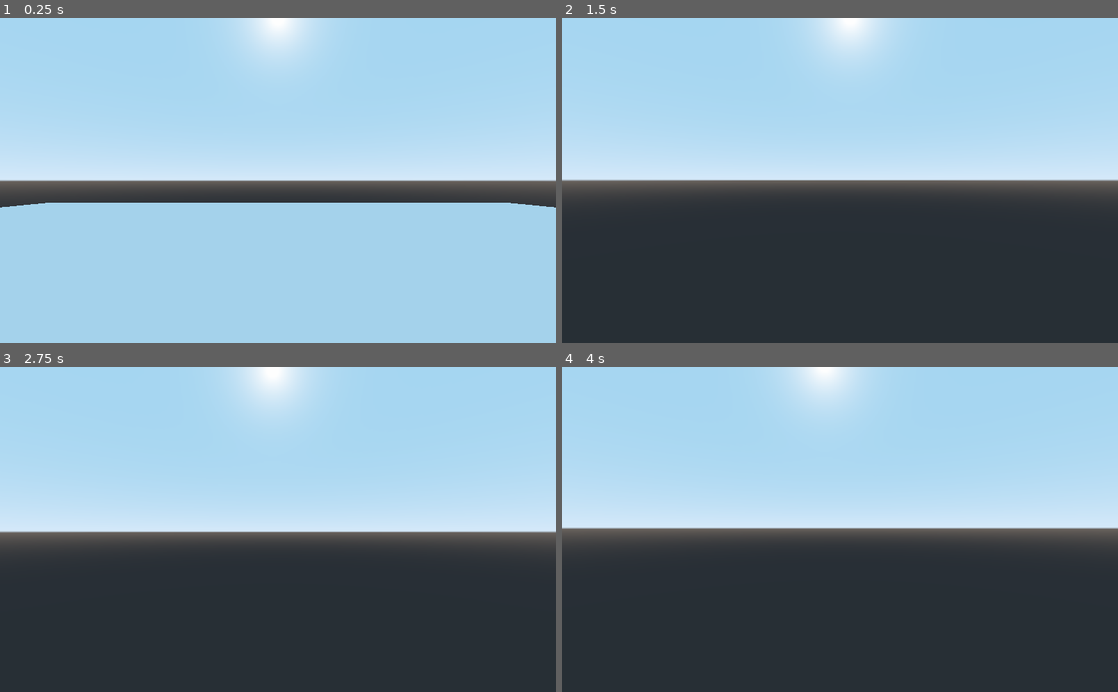
Above: before the commit, frames 1-4 (two rows, left to right).
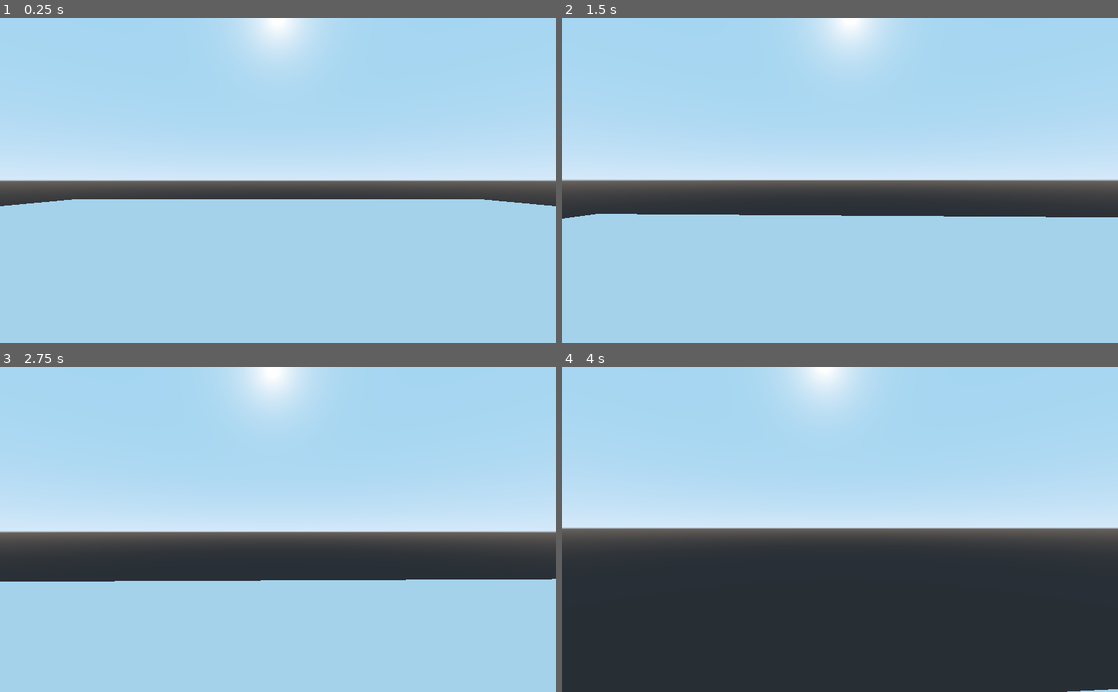
Above: after the commit, the same moments.

Repository: yang-official/quints3d
Game: Godot game, scene res://levels/world.tscn
Two runs of this game, one before a commit and one after it. Both use one fixed random seed, a clock stepped at 60 frames per second and the inputs below. The project has no main scene, so this scene is started directly.
Inputs (mouse positions are in pixels of both pictures, inside the frame that each line leads up to):
- Up to frame 1 (0.25 s): no input
- Up to frame 2 (1.5 s): move the mouse to (867, 180) at 0.52 s; hold W (move_forward) from 0.53 s (still down); tap Shift (ability) at 0.6 s; tap Space (jump) at 0.77, 0.8, 1.07, 1.35 s; move the mouse to (812, 180) at 1.27 s
- Up to frame 3 (2.75 s): keep holding W (move_forward); tap Space (jump) at 1.52, 1.82, 2.3 s; tap Shift (ability) at 1.55, 2.1 s; move the mouse to (289, 523) at 2.02 s
- Up to frame 4 (4 s): keep holding W (move_forward); tap Enter at 2.75 s; move the mouse to (834, 536) at 2.77 s; tap Shift (ability) at 2.85 s; tap Space (jump) at 3.02, 3.32, 3.6, 3.77 s; move the mouse to (878, 532) at 3.52 s

The runs differ from the first frame. In frame 1, 0.9% of the frame differs, in the area x 0-100%, y 55-59%; in frame 2, 39%, in the area x 0-100%, y 60-100%; in frame 3, 34%; in frame 4, less than 0.1%.

Commit message:
remove dash, add double jump

Diff:
--- a/levels/world.tscn
+++ b/levels/world.tscn
@@ -1,6 +1,6 @@
 [gd_scene load_steps=4 format=2]
 
-[ext_resource path="res://player/assault/assault.tscn" type="PackedScene" id=1]
+[ext_resource path="res://player/player.tscn" type="PackedScene" id=2]
 
 [sub_resource type="CubeMesh" id=1]
 size = Vector3( 50, 2, 50 )
@@ -19,5 +19,5 @@
 [node name="CollisionShape" type="CollisionShape" parent="ground/StaticBody"]
 shape = SubResource( 2 )
 
-[node name="assault" parent="." instance=ExtResource( 1 )]
-transform = Transform( 1, 0, 0, 0, 1, 0, 0, 0, 1, 0, 2.75239, 0 )
+[node name="player" parent="." instance=ExtResource( 2 )]
+transform = Transform( 1, 0, 0, 0, 1, 0, 0, 0, 1, 0, 2.64326, 3.47743 )
--- a/player/assault/assault.gd
+++ b/player/assault/assault.gd
@@ -1,10 +1,9 @@
 extends "res://player/player.gd"
-
-var blink_dist = 10
 
 func _ready():
 	speed = 10
 
-func dash():
-	if Input.is_action_just_pressed("ability"):
-		translate(direction * blink_dist)
+func double_jump():
+	if has_double_jumped == false:
+		fall.y = jump
+		has_double_jumped = true
--- a/player/player.gd
+++ b/player/player.gd
@@ -1,9 +1,10 @@
 extends KinematicBody
 # scalar kinematics
-var speed = 7 # m/s
+var speed = 7 # m/s, Base = 7, Assault = 10, Heavy = 5
 var acceleration = 20 # m/s^2
 var gravity = 9.8 #m/s^2
 var jump = 5 # m/s
+var has_double_jumped = false
 # controls
 var mouse_sensitivity = 0.05
 # vector kinematics
@@ -26,32 +27,33 @@
 	direction = Vector3()
 	if not is_on_floor():
 		fall.y -= gravity * delta
+	else:
+		has_double_jumped = false
 
 	if Input.is_action_just_pressed("jump"):
-		fall.y = jump
+		if is_on_floor():
+			fall.y = jump
+		else:
+			double_jump()
 
 	if Input.is_action_just_pressed("ui_cancel"):
 		Input.set_mouse_mode(Input.MOUSE_MODE_VISIBLE) # free mouse cursor
 	# movement direction
 	if Input.is_action_pressed("move_forward"):
 		direction -= transform.basis.z # basis relative to where player is facing
-		dash()
 	elif Input.is_action_pressed("move_backward"):
 		direction += transform.basis.z
-		dash()
 	if Input.is_action_pressed("move_left"):
 		direction -= transform.basis.x
-		dash()
 	elif Input.is_action_pressed("move_right"):
 		direction += transform.basis.x
-		dash()
 	direction = direction.normalized()
 	velocity = velocity.linear_interpolate(direction * speed, acceleration * delta)
 	velocity = move_and_slide(velocity, Vector3.UP)
-	move_and_slide(fall, Vector3.UP)
+	fall = move_and_slide(fall, Vector3.UP)
 
-func dash():
-	pass
+func double_jump():
+	pass # assault only
 
 func accelerate_source():
 	pass
--- a/project.godot
+++ b/project.godot
@@ -8,9 +8,200 @@
 
 config_version=4
 
-_global_script_classes=[  ]
+_global_script_classes=[ {
+"base": "LiquidLayer",
+"class": "LavaLayer",
+"language": "GDScript",
+"path": "res://addons/qodot/game_definitions/worldspawn_layers/liquid/lava.gd"
+}, {
+"base": "Area",
+"class": "LiquidLayer",
+"language": "GDScript",
+"path": "res://addons/qodot/game_definitions/worldspawn_layers/liquid.gd"
+}, {
+"base": "Spatial",
+"class": "OrbitArm",
+"language": "GDScript",
+"path": "res://addons/qodot/example_scenes/2-miscallaneous/1-runtime-map-building/orbit_arm.gd"
+}, {
+"base": "PhysicsEntity",
+"class": "PhysicsBall",
+"language": "GDScript",
+"path": "res://addons/qodot/game_definitions/fgd/point_classes/physics_ball.gd"
+}, {
+"base": "RigidBody",
+"class": "PhysicsEntity",
+"language": "GDScript",
+"path": "res://addons/qodot/game_definitions/fgd/solid_classes/physics.gd"
+}, {
+"base": "Reference",
+"class": "QodotDependencies",
+"language": "GDScript",
+"path": "res://addons/qodot/src/util/qodot_dependencies.gd"
+}, {
+"base": "QodotSpatial",
+"class": "QodotEntity",
+"language": "GDScript",
+"path": "res://addons/qodot/src/nodes/qodot_entity.gd"
+}, {
+"base": "QodotFGDClass",
+"class": "QodotFGDBaseClass",
+"language": "GDScript",
+"path": "res://addons/qodot/src/resources/game-definitions/fgd/qodot_fgd_base_class.gd"
+}, {
+"base": "Resource",
+"class": "QodotFGDClass",
+"language": "GDScript",
+"path": "res://addons/qodot/src/resources/game-definitions/fgd/qodot_fgd_class.gd"
+}, {
+"base": "Resource",
+"class": "QodotFGDFile",
+"language": "GDScript",
+"path": "res://addons/qodot/src/resources/game-definitions/fgd/qodot_fgd_file.gd"
+}, {
+"base": "QodotFGDClass",
+"class": "QodotFGDPointClass",
+"language": "GDScript",
+"path": "res://addons/qodot/src/resources/game-definitions/fgd/qodot_fgd_point_class.gd"
+}, {
+"base": "QodotFGDClass",
+"class": "QodotFGDSolidClass",
+"language": "GDScript",
+"path": "res://addons/qodot/src/resources/game-definitions/fgd/qodot_fgd_solid_class.gd"
+}, {
+"base": "QodotEntity",
+"class": "QodotLight",
+"language": "GDScript",
+"path": "res://addons/qodot/game_definitions/fgd/point_classes/light.gd"
+}, {
+"base": "QodotSpatial",
+"class": "QodotMap",
+"language": "GDScript",
+"path": "res://addons/qodot/src/nodes/qodot_map.gd"
+}, {
+"base": "EditorPlugin",
+"class": "QodotPlugin",
+"language": "GDScript",
+"path": "res://addons/qodot/src/qodot_plugin.gd"
+}, {
+"base": "KinematicBody",
+"class": "QodotRotateEntity",
+"language": "GDScript",
+"path": "res://addons/qodot/game_definitions/fgd/solid_classes/rotate.gd"
+}, {
+"base": "Spatial",
+"class": "QodotSpatial",
+"language": "GDScript",
+"path": "res://addons/qodot/src/nodes/qodot_spatial.gd"
+}, {
+"base": "Reference",
+"class": "QodotTextureLoader",
+"language": "GDScript",
+"path": "res://addons/qodot/src/util/qodot_texture_loader.gd"
+}, {
+"base": "Reference",
+"class": "QodotUtil",
+"language": "GDScript",
+"path": "res://addons/qodot/src/util/qodot_util.gd"
+}, {
+"base": "Resource",
+"class": "QodotWorldspawnLayer",
+"language": "GDScript",
+"path": "res://addons/qodot/src/resources/worldspawn_layer.gd"
+}, {
+"base": "Resource",
+"class": "QuakeMapFile",
+"language": "GDScript",
+"path": "res://addons/qodot/src/resources/quake_map_file.gd"
+}, {
+"base": "EditorImportPlugin",
+"class": "QuakeMapImportPlugin",
+"language": "GDScript",
+"path": "res://addons/qodot/src/import_plugins/quake_map_import_plugin.gd"
+}, {
+"base": "Resource",
+"class": "QuakePaletteFile",
+"language": "GDScript",
+"path": "res://addons/qodot/src/resources/quake_palette_file.gd"
+}, {
+"base": "EditorImportPlugin",
+"class": "QuakePaletteImportPlugin",
+"language": "GDScript",
+"path": "res://addons/qodot/src/import_plugins/quake_palette_import_plugin.gd"
+}, {
+"base": "Resource",
+"class": "QuakeWadFile",
+"language": "GDScript",
+"path": "res://addons/qodot/src/resources/quake_wad_file.gd"
+}, {
+"base": "EditorImportPlugin",
+"class": "QuakeWadImportPlugin",
+"language": "GDScript",
+"path": "res://addons/qodot/src/import_plugins/quake_wad_import_plugin.gd"
+}, {
+"base": "LiquidLayer",
+"class": "SlimeLayer",
+"language": "GDScript",
+"path": "res://addons/qodot/game_definitions/worldspawn_layers/liquid/slime.gd"
+}, {
+"base": "Resource",
+"class": "TrenchBroomFaceAttrib",
+"language": "GDScript",
+"path": "res://addons/qodot/src/resources/game-definitions/trenchbroom/trenchbroom_face_attrib.gd"
+}, {
+"base": "Resource",
+"class": "TrenchBroomGameConfigFile",
+"language": "GDScript",
+"path": "res://addons/qodot/src/resources/game-definitions/trenchbroom/trenchbroom_game_config_file.gd"
+}, {
+"base": "Resource",
+"class": "TrenchBroomGameConfigFolder",
+"language": "GDScript",
+"path": "res://addons/qodot/src/resources/game-definitions/trenchbroom/trenchbroom_game_config_folder.gd"
+}, {
+"base": "Resource",
+"class": "TrenchBroomTag",
+"language": "GDScript",
+"path": "res://addons/qodot/src/resources/game-definitions/trenchbroom/trenchbroom_tag.gd"
+}, {
+"base": "LiquidLayer",
+"class": "WaterLayer",
+"language": "GDScript",
+"path": "res://addons/qodot/game_definitions/worldspawn_layers/liquid/water.gd"
+} ]
 _global_script_class_icons={
-
+"LavaLayer": "",
+"LiquidLayer": "",
+"OrbitArm": "",
+"PhysicsBall": "",
+"PhysicsEntity": "",
+"QodotDependencies": "",
+"QodotEntity": "",
+"QodotFGDBaseClass": "",
+"QodotFGDClass": "",
+"QodotFGDFile": "",
+"QodotFGDPointClass": "",
+"QodotFGDSolidClass": "",
+"QodotLight": "",
+"QodotMap": "",
+"QodotPlugin": "",
+"QodotRotateEntity": "",
+"QodotSpatial": "res://addons/qodot/icons/icon_qodot_spatial.svg",
+"QodotTextureLoader": "",
+"QodotUtil": "",
+"QodotWorldspawnLayer": "",
+"QuakeMapFile": "",
+"QuakeMapImportPlugin": "",
+"QuakePaletteFile": "",
+"QuakePaletteImportPlugin": "",
+"QuakeWadFile": "",
+"QuakeWadImportPlugin": "",
+"SlimeLayer": "",
+"TrenchBroomFaceAttrib": "",
+"TrenchBroomGameConfigFile": "",
+"TrenchBroomGameConfigFolder": "",
+"TrenchBroomTag": "",
+"WaterLayer": ""
 }
 
 [application]
Not shown, changed: logs.txt
